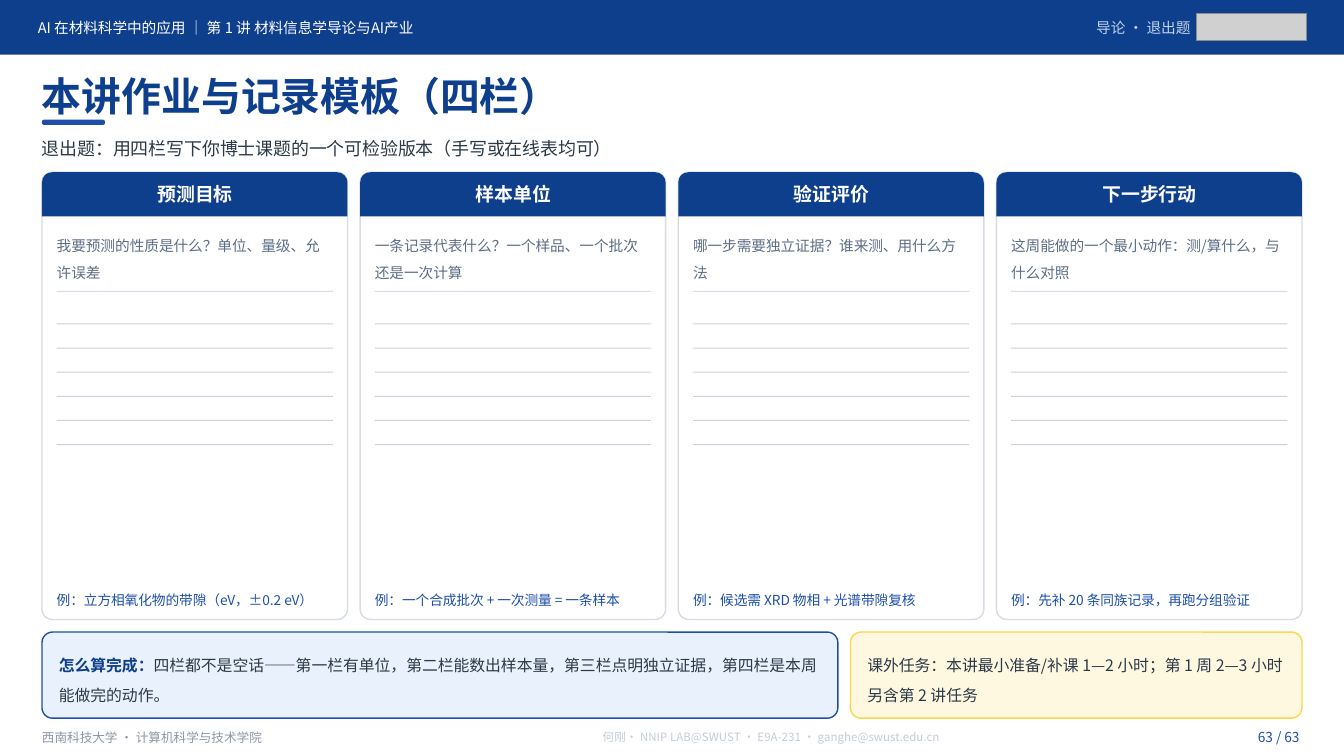
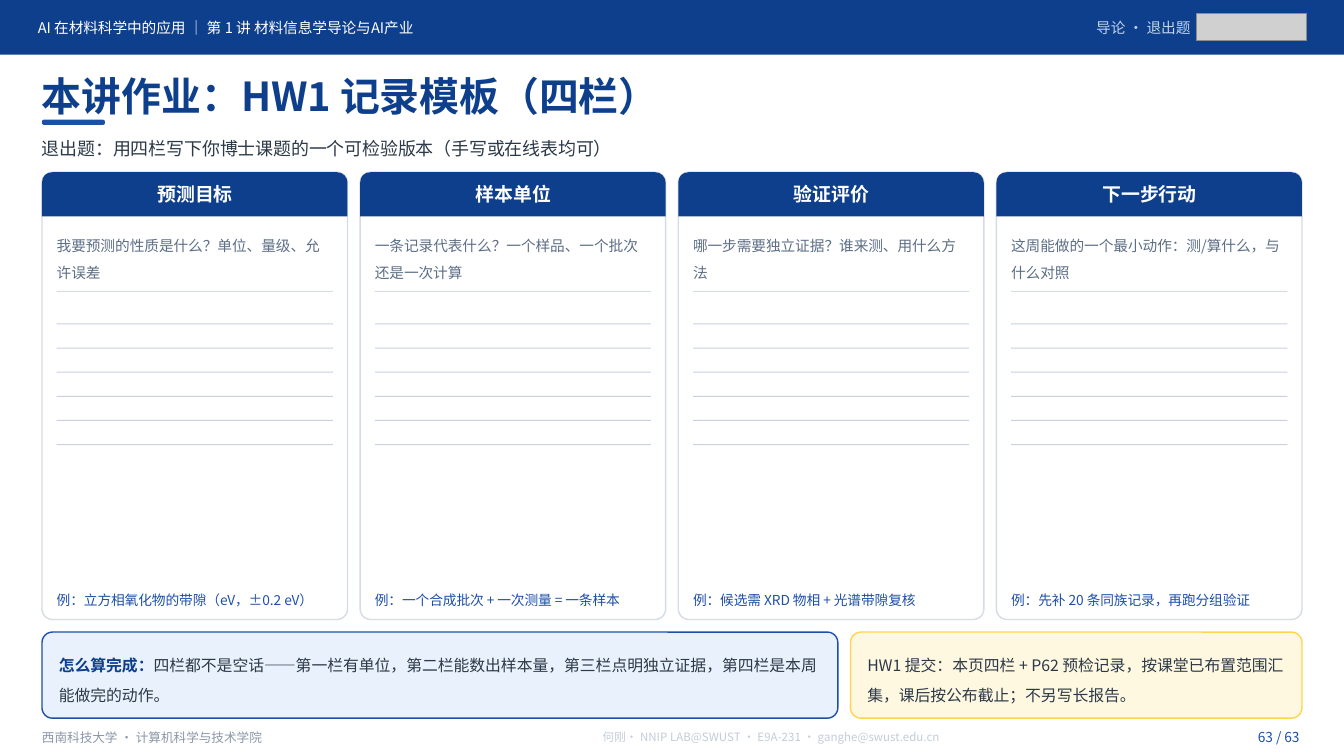
Before and after one commit to cosfrist/Applications-of-Artificial-Intelligence-in-Materials-Science-SWUST, a slide deck: slide 63 of lectures/01-材料信息学导论与AI产业/AI在材料科学中的应用-第1讲 材料信息学导论与AI产业-V5.pptx. Drawn at 1344x756 pixels with LibreOffice and Linux fonts; fonts in the diff are those of the drawing; grey boxes stand for pictures. Boxes give left, top, right and bottom in pixels: in the first picture for what was removed or moved away, otherwise in the second. Text is boxed around its words. In the diff, an @@ line names an element or a change of style, - is before the commit and + after.

Commit message:
课程导论与前三讲课件同步至 2026-11-18 版；作业目录改为 TASK1—TASK4
课程导论（49 页，20,747,990 B，SHA d48d11bc…）
- 备注改为「【角色｜现场讲解】」两段式，全篇去掉逐页「所属时段 / 分钟」；正文相应精简
- P2 导航页改版（去分钟标注、改为「课程导览 / 第 1 讲预览」）
- P41/P46 论文评议改为「十篇选一」；P45 考核改为 30/10/20/40 并新增逐讲 HW；P42 的 HW2 改 TASK2
- 逐页讲义、授课路线、SHA256 清单同步（49 段 = 49 页）

第 1 讲（63 页，5,948,846 B，SHA ffeb46b9…）
- 作业体系改名：HW1—HW4 → TASK1—TASK4，新增逐讲 HW1—HW16
- P58 考核页改为 30/10/20/40；P60 论文评议改十篇选一；P62「HW1 提交凭证」、P63「本讲作业：HW1 记录模板」
- P57 课程地图压缩学时标注；P20 图注 Al 7075 → Al 7A77；P29 去掉「合计 4 学时」
- 备注全篇去时段/分钟；讲义、授课路线、来源索引、课堂记录表、README-V5 同步（63 段 = 63 页）

第 2 讲（60 页，8,774,546 B，SHA 1289d9de…）
- P1 封面改「16 讲 · 32 学时」；P3「课堂产出（HW2）」；P58/P59 标题去时长；P60 引入 TASK1 与「本讲 HW2」
- 配图替换 6 页（P22/P34/P35/P38/P39/P41），图片对象 90 → 91，唯一媒体 31 → 32，
  source_index §6 重建（31 行）；讲义头部 SHA 与索引数字同步（60 段 = 60 页）

作业目录
- `HW1—HW4/` → `TASK1—TASK4/`；模板目录 `HWx_学号_姓名/` → `TASKn_学号_姓名/`
- assignments/README 重写：TASK（30%）+ 逐讲 HW（10%）两块，补各讲 HW 对应成果表与命名变更说明
- 提交规范.md 增补：类型为 TASKn / HWn，逐讲 HW 不套 TASK 模板、无需 run.log

三讲 SHA256 清单复算 6/6、13/13、6/6 一致。

```diff
--- a/lectures/01-材料信息学导论与AI产业/AI在材料科学中的应用-第1讲 材料信息学导论与AI产业-V5.pptx
+++ b/lectures/01-材料信息学导论与AI产业/AI在材料科学中的应用-第1讲 材料信息学导论与AI产业-V5.pptx
@@ text at <box>42,77,659,122</box>: text changed @@
-本讲作业与记录模板（四栏）
+本讲作业：HW1 记录模板（四栏）
@@ text at <box>867,657,1283,704</box>: text changed @@
-课外任务：本讲最小准备/补课 1—2 小时；第 1 周 2—3 小时另含第 2 讲任务
+HW1 提交：本页四栏 + P62 预检记录，按课堂已布置范围汇集，课后按公布截止；不另写长报告。
```
Also in this commit, not shown: 7 other slides changed, 24 other files.
